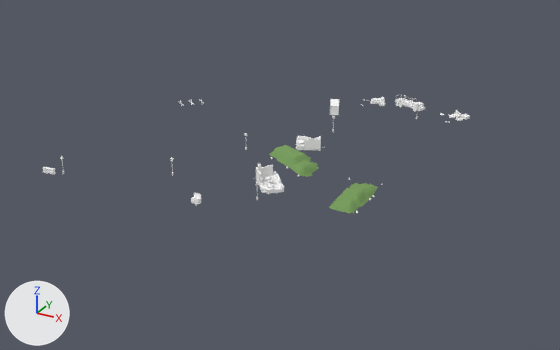
Renders of the glTF model assets/models/outdoor/outdoor_00.glb from each side of a commit.
Both versions are drawn from a camera (50 mm lens) standing at (96.9, -167.6, 77.9) and looking at (9.9, -9.4, -1.2). Lighting does not change. The marker at lower left points along +X, +Y and +Z. The picture after the commit comes second. Vertices at exactly the same position are counted once.

The older version as bpy lines, for what is in view:
```python
me_gas_station_town = bpy.data.meshes.new('gas_station_town')
me_gas_station_town.from_pydata(...)  # 6036 vertices, 9206 faces; spans x -36.6..45.0, y -44.0..38.1, z 1.3..11.3
# faces by material slot: [7936, 1270]
me_gas_station_town.materials.append(mat_kit_atlas)  # white #ffffff
me_gas_station_town.materials.append(mat_ground)  # picture img_kit_dbr_ground
ob_gas_station_town = bpy.data.objects.new('gas_station_town', me_gas_station_town)
ob_gas_station_town.location = (0.0, 0.0, 0.0)
```
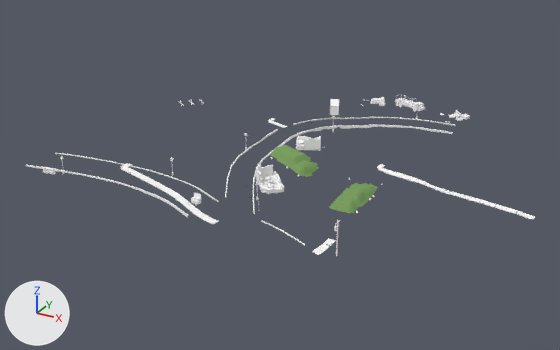
What differs and where, as boxes (x1, y1, x2, y2) in the pictures (560 x 350 px):
'gas_station_town', reshaped (19% wider, 36% taller): before (42, 94, 470, 213); after (25, 94, 535, 256)
part 1 of me_gas_station_town, added: after (336, 220, 339, 254)
part 2 of me_gas_station_town, added: after (25, 117, 455, 256)
part 3 of me_gas_station_town, added: after (377, 164, 535, 220)

The change, as a list of edits to the scene's bpy script:
```text
Add img_outdoor_decals:
    img_outdoor_decals = load_image('outdoor_decals', '_unpacked/outdoor_decals', 256, 256, 'sRGB')
Add mat_decals:
    mat_decals = principled_material('decals')
    mat_decals.texture = img_outdoor_decals
    mat_decals.roughness = 1.0
Change me_gas_station_town:
    used by ob_gas_station_town; location = (0.0, 0.0, 0.0)
    remove me_gas_station_town.from_pydata(...)  # 6036 vertices, 9206 faces; spans x -36.6..45.0, y -44.0..38.1, z 1.3..11.3
    add me_gas_station_town.from_pydata(...)  # 8031 vertices, 11948 faces; spans x -43.3..72.9, y -44.5..38.1, z 0.6..11.3
    me_gas_station_town part 1: a new loose piece, an 8-sided cylinder along z spanning x 41.4..41.7, y -43.62..-43.32, z 0.94..8.94, in mat_kit_atlas (white #ffffff)
    me_gas_station_town part 2: 1395 vertices added at x -43.3..44.5, y -44.5..27.9, z 0.6..9.0
    me_gas_station_town part 3: 272 vertices added at x 34.9..72.9, y -11.2..-4.7, z 2.2..5.2
    other edits to the shape of me_gas_station_town do not show in these pictures
    add me_gas_station_town.materials.append(mat_decals)  # picture img_outdoor_decals
```
